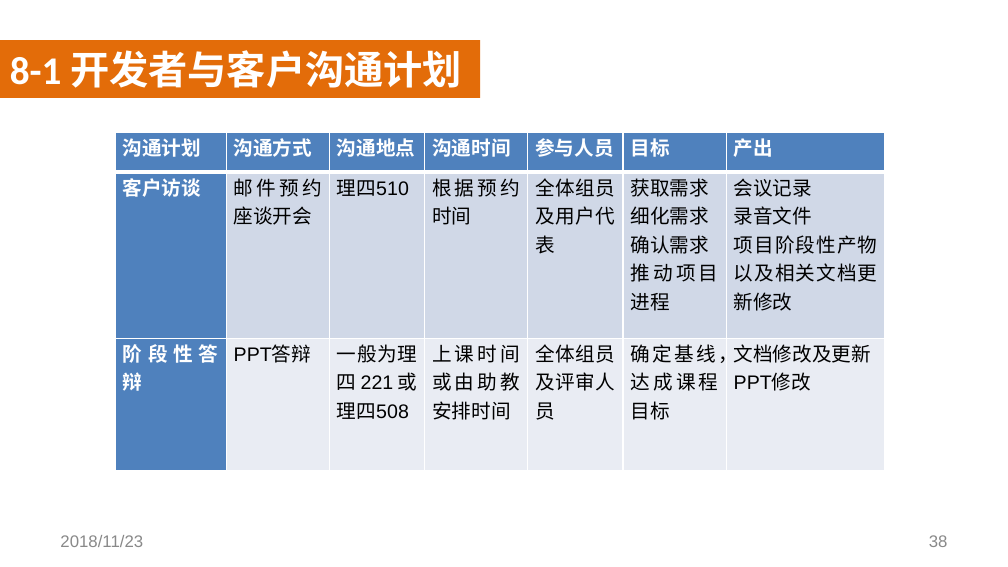
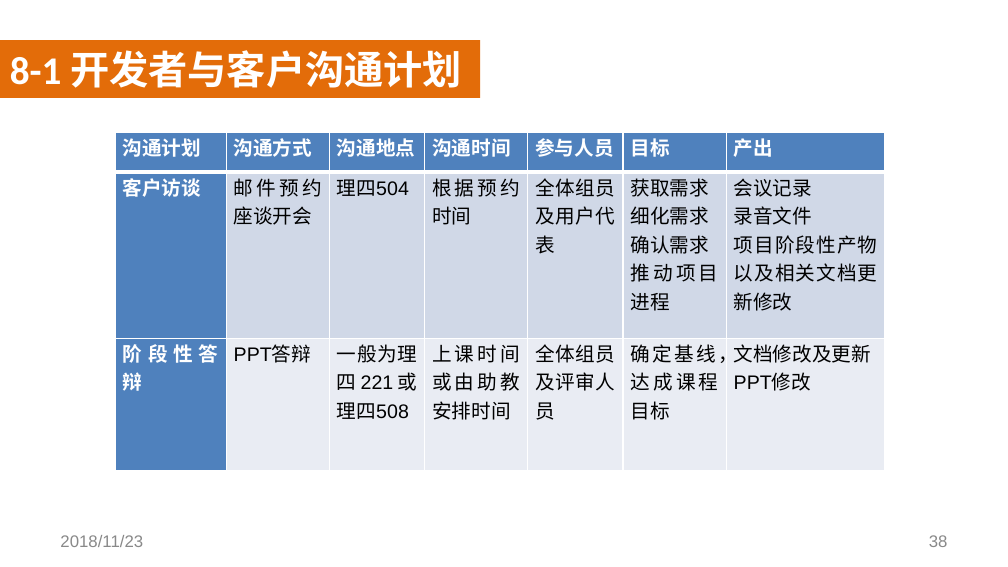
Before and after one commit to SoftwareRequirtmentsG02/Document, a slide deck: slide 38 of 案例教学系统/受控文档/分析设计/PPT/PRD2018-G02-需求工程PPT(III).pptx. Drawn at 1008x567 pixels with LibreOffice and Linux fonts; fonts in the diff are those of the drawing; background and template pictures are left out. Boxes give left, top, right and bottom in pixels: in the first picture for what was removed or moved away, otherwise in the second. Text is boxed around its words. In the diff, an @@ line names an element or a change of style, - is before the commit and + after.

```diff
--- a/案例教学系统/受控文档/分析设计/PPT/PRD2018-G02-需求工程PPT(III).pptx
+++ b/案例教学系统/受控文档/分析设计/PPT/PRD2018-G02-需求工程PPT(III).pptx
@@ table at (115,133,882,472) @@
-row 2, column 3: 理四510
+row 2, column 3: 理四504
```
Also in this commit, not shown: 3 other slides changed.
